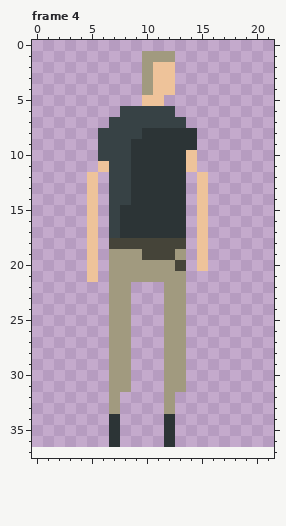
Pixel-art file, stored at core/assets/sprites/npc/player.aseprite. Above, as it was before the edit.
28x40 pixels, 8 frames. Shown: frame 4. The old version is drawn lined up with the new one, on the new canvas. The commit also changed other frames, which this record leaves out.
After:
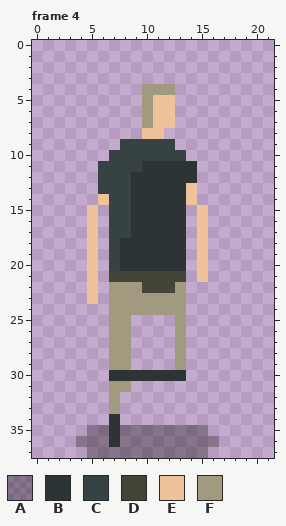
Palette (. is transparent): A #00000051  B #2c3436  C #374245  D #454439  E #eec39a  F #a19a7f
The author wrote: Add shadow to player sprites, change color for dawn
From old to new:
canvas 28x40 -> 22x38, the old top-left corner now at -3,-3 (the part of the old canvas that was cut away was empty and is not shown)
Changed rows in their new state; - is an unchanged pixel.
Frame 4:
first column x 4:
 1 ------...----
 2 ------...----
 3 ------...----
 4 -------FF----
 5 ------F-E----
 6 ----..FEE----
 7 ---...FEE.---
 8 --....EE...--
 9 --..-CCCC..--
10 --.--CCCCC.--
11 --C--C----B--
12 -.C-------B.-
13 -.C-------E.-
14 -.E-------E.-
15 ----C--------
16 ----C--------
17 ----C--------
18 ---CBBBBBB---
19 ---CBBBBBB---
20 ---CBBBBBB---
21 ---DDDDDDD-E-
22 -E---FDDD----
23 -E---FFF-----
24 -----FFF-----
25 --------.----
26 --------.----
27 --------.----
28 --------.----
29 --------.----
30 ---BBBBBBB---
31 --------..---
32 --------.----
33 --------.----
34 --------.----
35 -AA-AAAAAAAA-
36 AAA-AAAAAAAAA
37 -AAAAAAAAAAA-
Where, in picture pixels (left, top, right, bottom), the same in both pictures:
changed: (76, 51, 219, 458)
